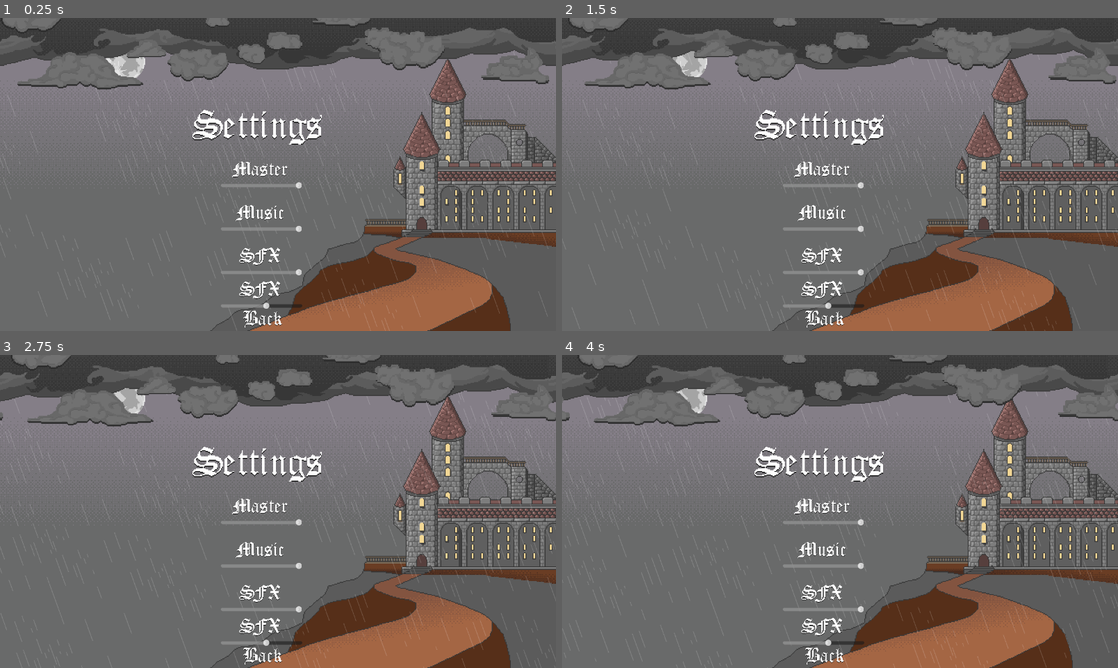
Above: before the commit, frames 1-4 (two rows, left to right).
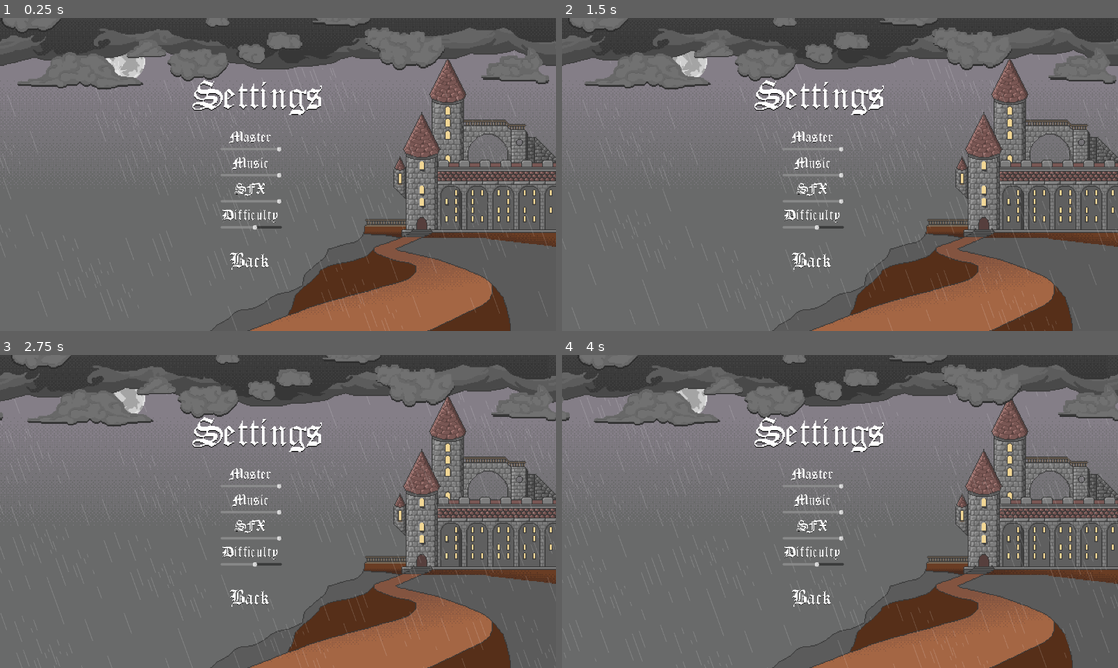
Above: after the commit, the same moments.

Repository: lestercantor/gwj-74---haunted
Game: Godot game, scene res://Art Assets/Art Scenes/SettingsMenu.tscn
Same seed, same stepped clock (60 frames per second), same inputs: the game is played once before the commit and once after it. This scene is started directly instead of the project's main scene.
Inputs (mouse positions are in pixels of both pictures, inside the frame that each line leads up to):
- Up to frame 1 (0.25 s): no input
- Up to frame 2 (1.5 s): move the mouse to (962, 158) at 0.52 s; press the mouse at (962, 158) at 0.53 s; hold D (move_right) from 0.53 s (still down); tap Space (jump) at 0.77 s; move the mouse to (728, 190) at 1.27 s; release the mouse at (728, 190) at 1.28 s; click (728, 190) at 1.35 s
- Up to frame 3 (2.75 s): tap Space (jump) at 1.52 s; move the mouse to (333, 442) at 2.02 s; release D (move_right) at 2.03 s; press the mouse at (333, 442) at 2.03 s; hold A (move_left) from 2.03 s (still down)
- Up to frame 4 (4 s): move the mouse to (812, 574) at 2.77 s; release A (move_left) at 2.78 s; release the mouse at (812, 574) at 2.78 s; hold D (move_right) from 2.78 s (still down); click (812, 574) at 2.85 s; tap Space (jump) at 3.02, 3.77 s; move the mouse to (1006, 558) at 3.52 s; press the mouse at (1006, 558) at 3.53 s

The runs differ from the first frame. In frame 1, 3.8% of the frame differs, in the area x 34-58%, y 19-99%; in frame 2, 3.8%; in frame 3, 3.8%; in frame 4, 3.8%.

Commit message:
tweaked settings

Diff:
--- a/Art Assets/Art Scenes/SettingsMenu.tscn
+++ b/Art Assets/Art Scenes/SettingsMenu.tscn
@@ -22,15 +22,15 @@
 [node name="CanvasLayer" type="CanvasLayer" parent="."]
 
 [node name="Settings" type="Sprite2D" parent="CanvasLayer"]
-position = Vector2(591, 251)
+position = Vector2(591, 183)
 scale = Vector2(2, 2)
 texture = ExtResource("3_od5tt")
 
 [node name="Menu" parent="CanvasLayer" instance=ExtResource("3_ck6wo")]
 offset_left = 508.0
-offset_top = 323.0
+offset_top = 255.0
 offset_right = 508.104
-offset_bottom = 322.728
+offset_bottom = 254.728
 
 [node name="ParallaxBackground" type="ParallaxBackground" parent="."]
 
--- a/Art Assets/Art Scenes/SettingsMenuUI.tscn
+++ b/Art Assets/Art Scenes/SettingsMenuUI.tscn
@@ -8,6 +8,7 @@
 [ext_resource type="Texture2D" uid="uid://dg8wdw0ilnopv" path="res://Art Assets/UI/Music.png" id="4_c2tdr"]
 [ext_resource type="Script" path="res://Art Assets/ArtScripts/Lightlevel.gd" id="6_08l0y"]
 [ext_resource type="Texture2D" uid="uid://d1shn8jomfi46" path="res://Art Assets/UI/Back.png" id="6_huu3m"]
+[ext_resource type="Texture2D" uid="uid://cqifbe1kgwm8w" path="res://Art Assets/UI/Difficulty.png" id="6_yh71h"]
 
 [node name="Menu" type="Control"]
 layout_mode = 3
@@ -28,6 +29,7 @@
 theme_override_constants/separation = 15
 
 [node name="Master" type="Sprite2D" parent="VBoxContainer"]
+scale = Vector2(0.75, 0.75)
 texture = ExtResource("1_3ahdy")
 centered = false
 
@@ -42,7 +44,8 @@
 bus_name = "Master"
 
 [node name="Music" type="Sprite2D" parent="VBoxContainer"]
-position = Vector2(0, 100)
+position = Vector2(0, 60)
+scale = Vector2(0.75, 0.75)
 texture = ExtResource("4_c2tdr")
 centered = false
 
@@ -57,7 +60,8 @@
 bus_name = "Music"
 
 [node name="SFX" type="Sprite2D" parent="VBoxContainer"]
-position = Vector2(0, 200)
+position = Vector2(0, 120)
+scale = Vector2(0.75, 0.75)
 texture = ExtResource("3_5tsul")
 centered = false
 
@@ -72,8 +76,9 @@
 bus_name = "Sound Effects"
 
 [node name="LightLevel" type="Sprite2D" parent="VBoxContainer"]
-position = Vector2(0, 277)
-texture = ExtResource("3_5tsul")
+position = Vector2(0, 180)
+scale = Vector2(0.75, 0.75)
+texture = ExtResource("6_yh71h")
 centered = false
 
 [node name="LightLevel" type="HSlider" parent="VBoxContainer/LightLevel"]
@@ -87,9 +92,10 @@
 
 [node name="BackButton" type="Button" parent="."]
 layout_mode = 2
-offset_top = 340.0
-offset_right = 193.0
-offset_bottom = 398.0
+offset_left = -30.0
+offset_top = 275.0
+offset_right = 163.0
+offset_bottom = 333.0
 focus_mode = 0
 theme_override_fonts/font = ExtResource("2_vn2nr")
 theme_override_font_sizes/font_size = 50
--- a/Player/player.tscn
+++ b/Player/player.tscn
@@ -140,6 +140,7 @@
 
 [node name="AudioStreamPlayer" type="AudioStreamPlayer" parent="."]
 stream = ExtResource("2_endji")
+bus = &"Sound Effects"
 
 [node name="AnimatedSprite2D" type="AnimatedSprite2D" parent="."]
 sprite_frames = SubResource("SpriteFrames_6txvk")
Not shown: 1 places in Art Assets/Art Scenes/SettingsMenuUI.tscn that only renumber resources
Binary file added: Art Assets/UI/Difficulty.png
Not shown, added: Art Assets/UI/Difficulty.png.import
